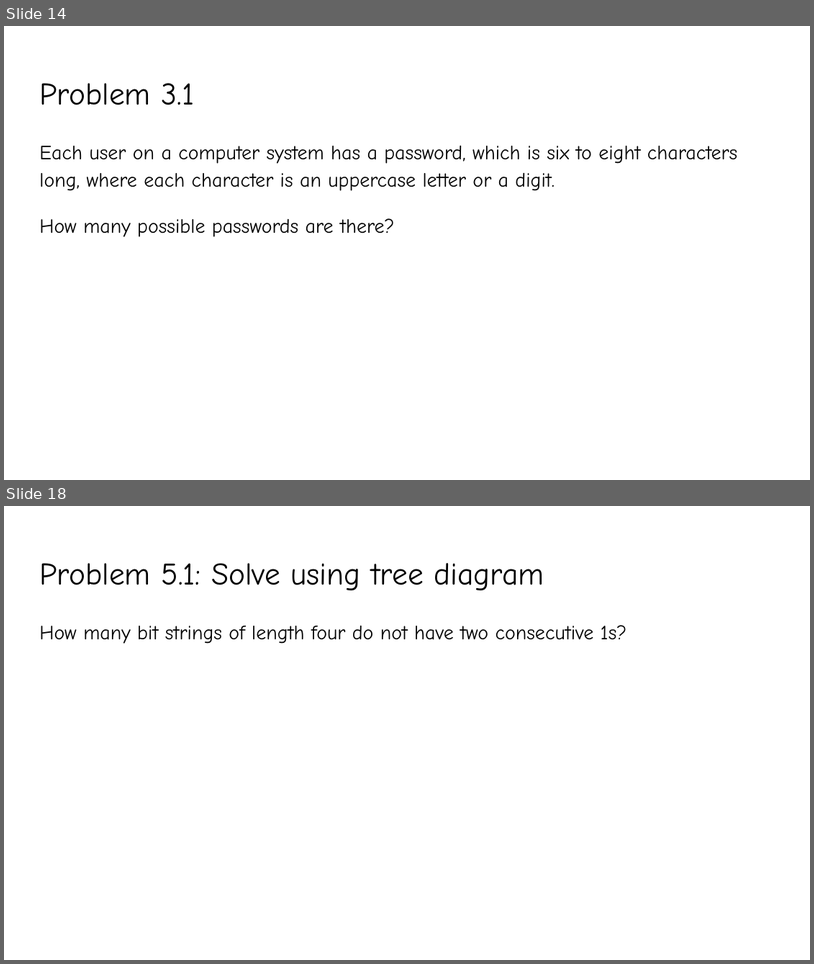
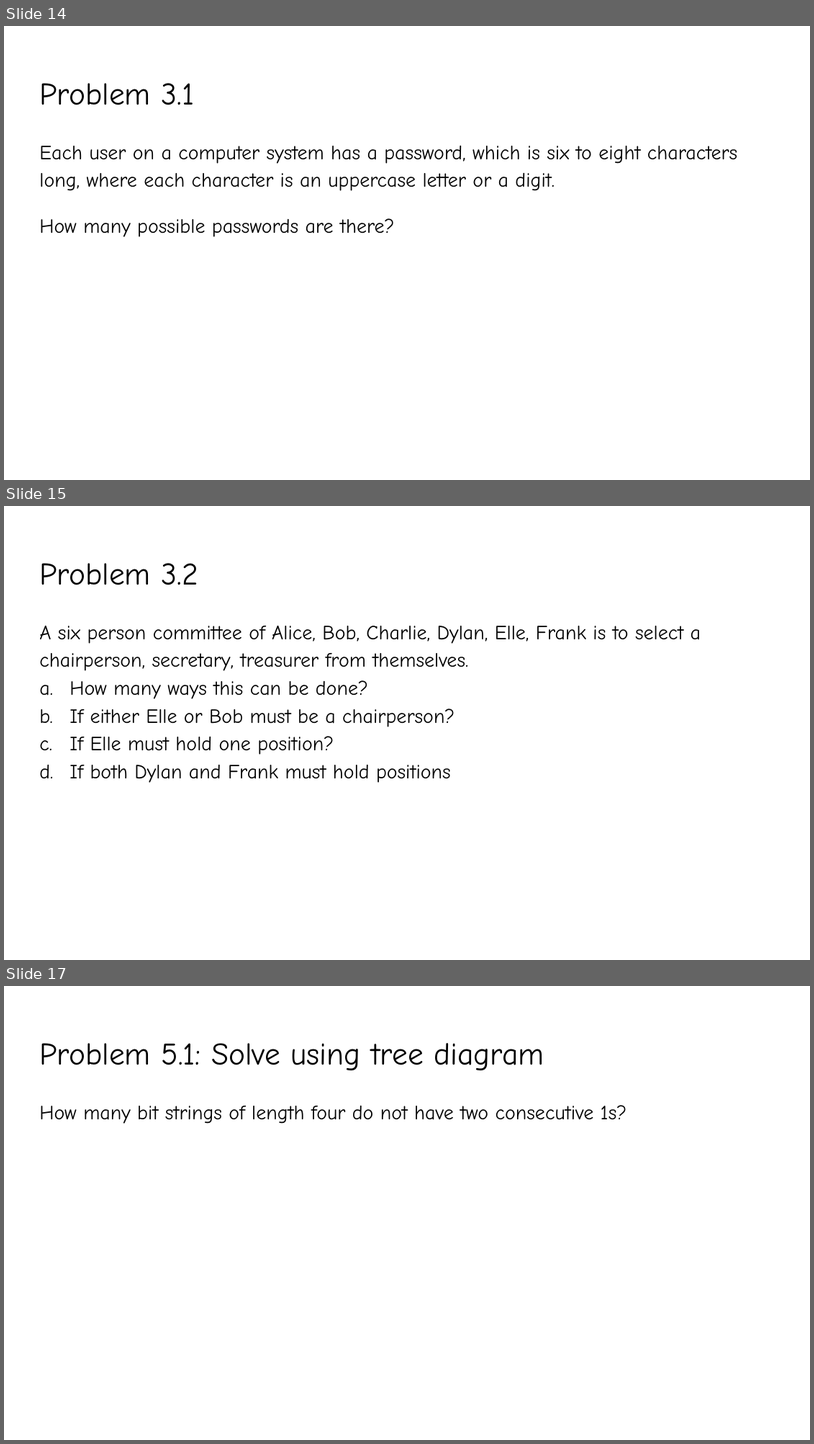
Before and after one commit to YeasirRayhanPrince/yeasirrayhanprince.github.io, a slide deck: cse106/slides/Lecture7.pptx. Shown one above the other, each under a label of ours: slides 14 and 18 before the commit, slides 14, 15 and 17 after it; the slides between them are not shown. The pictures are 814x964 and 814x1444 pixels, drawn with LibreOffice and Linux fonts; fonts in the diff are those of the drawing. Boxes give left, top, right and bottom in pixels: in the first picture for what was removed or moved away, otherwise in the second. Text is boxed around its words. In the diff, an @@ line names an element or a change of style, - is before the commit and + after.

```diff
--- a/cse106/slides/Lecture7.pptx
+++ b/cse106/slides/Lecture7.pptx
@@ slide 15 added at (x1=4, y1=506, x2=810, y2=960), background #FFFFFF @@
@@ title added at (x1=39, y1=563, x2=198, y2=585), 28 pt, text #000000 @@
+Problem 3.2
@@ text added at (x1=39, y1=626, x2=701, y2=782), 18 pt, text #000000 @@
+A six person committee of Alice, Bob, Charlie, Dylan, Elle, Frank is to select a chairperson, secretary, treasurer from themselves.
+a. How many ways this can be done?
+b. If either Elle or Bob must be a chairperson?
+c. If Elle must hold one position?
+d. If both Dylan and Frank must hold positions
@@ what was slide 18 is now slide 17 @@
```
Also in this commit, not shown: 6 slides changed, 5 other slides added, 7 slides removed.
